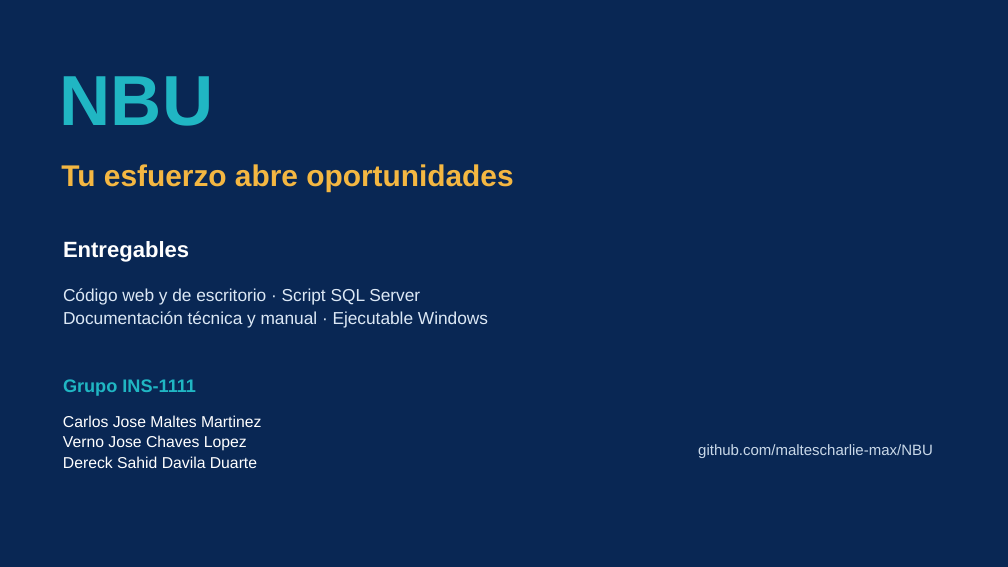
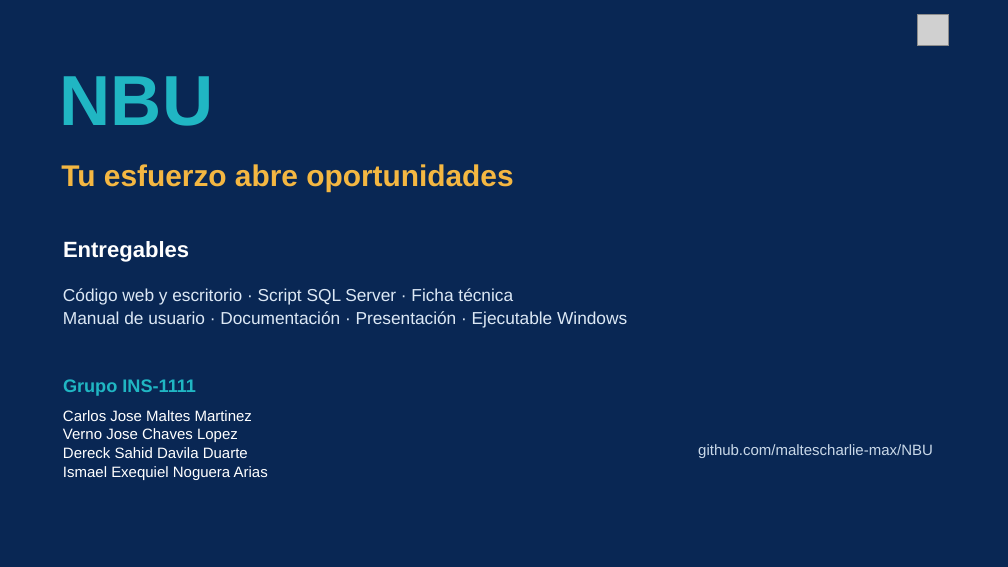
Before and after one commit to maltescharlie-max/NBU, a slide deck: slide 8 of entregables/Presentacion-NBU.pptx. Drawn at 1008x567 pixels with LibreOffice and Linux fonts; fonts in the diff are those of the drawing; grey boxes stand for pictures. Boxes give left, top, right and bottom in pixels: in the first picture for what was removed or moved away, otherwise in the second. Text is boxed around its words. In the diff, an @@ line names an element or a change of style, - is before the commit and + after.

```diff
--- a/entregables/Presentacion-NBU.pptx
+++ b/entregables/Presentacion-NBU.pptx
@@ picture added at (918,14,950,46) @@
@@ text at (63,288,627,328): text changed @@
-Código web y de escritorio · Script SQL Server
-Documentación técnica y manual · Ejecutable Windows
+Código web y escritorio · Script SQL Server · Ficha técnica
+Manual de usuario · Documentación · Presentación · Ejecutable Windows
@@ text at (63,410,252,458): size 15 to 14.2 pt in "Carlos Jose Maltes Martinez", "Verno Jose Chaves Lopez", "Dereck Sahid Davila Duarte"; line spacing 1.08 to 1.04 @@
@@ text at (63,466,268,480): paragraph added @@
+Ismael Exequiel Noguera Arias
```
Also in this commit, not shown: 6 other slides changed, 1 slide added, 1 slide removed, 13 other files.
